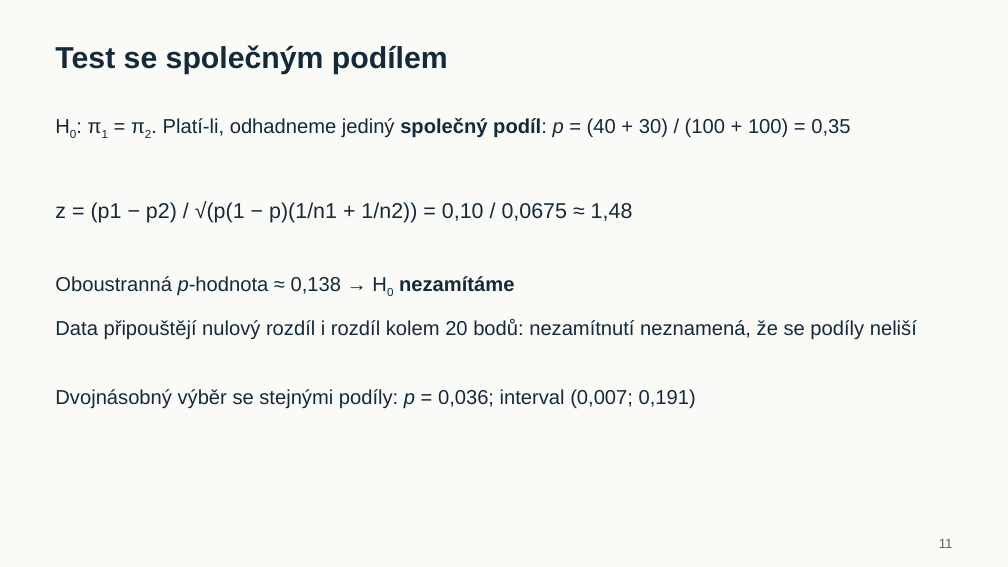
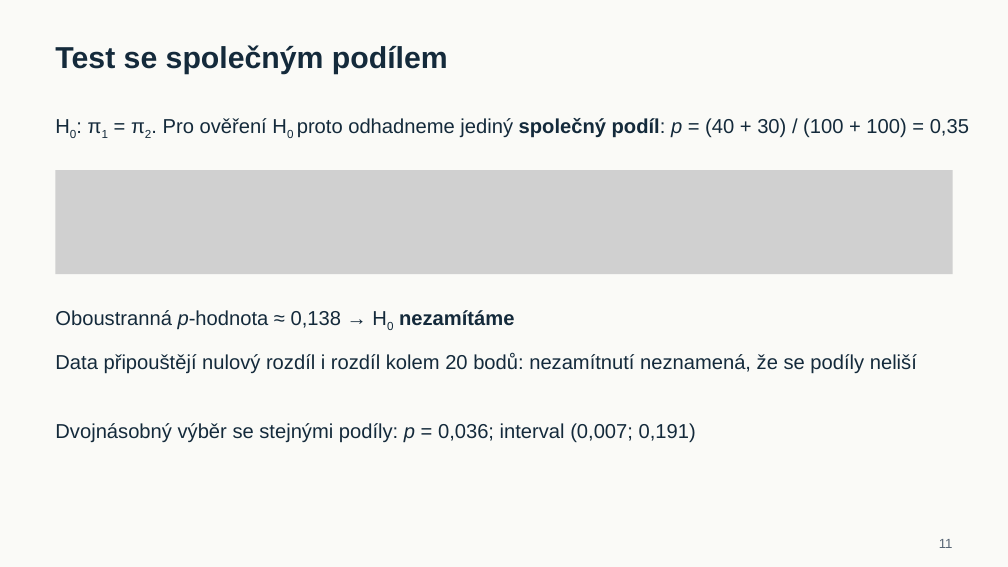
Before and after one commit to reckak/statistics-for-psychology, a slide deck: slide 11 of presentations/kapitola_09/kapitola_09_podily_a_kategorialni_data.pptx. Drawn at 1008x567 pixels with LibreOffice and Linux fonts; fonts in the diff are those of the drawing; grey boxes stand for pictures. Boxes give left, top, right and bottom in pixels: in the first picture for what was removed or moved away, otherwise in the second. Text is boxed around its words. In the diff, an @@ line names an element or a change of style, - is before the commit and + after.

```diff
--- a/presentations/kapitola_09/kapitola_09_podily_a_kategorialni_data.pptx
+++ b/presentations/kapitola_09/kapitola_09_podily_a_kategorialni_data.pptx
@@ text at [163,118,969,138]: text changed @@
-H0: π1 = π2. Platí-li, odhadneme jediný společný podíl: p = (40 + 30) / (100 + 100) = 0,35
+H0: π1 = π2. Pro ověření H0 proto odhadneme jediný společný podíl: p = (40 + 30) / (100 + 100) = 0,35
@@ picture added at [56,170,952,274] @@
@@ text removed at [55,201,633,223] @@
-z = (p1 − p2) / √(p(1 − p)(1/n1 + 1/n2)) = 0,10 / 0,0675 ≈ 1,48
@@ 3 texts: place and size @@
-3 texts at [55,276,917,409]
+3 texts at [55,310,917,443]
```
Also in this commit, not shown: 2 other slides changed, 4 other files.
